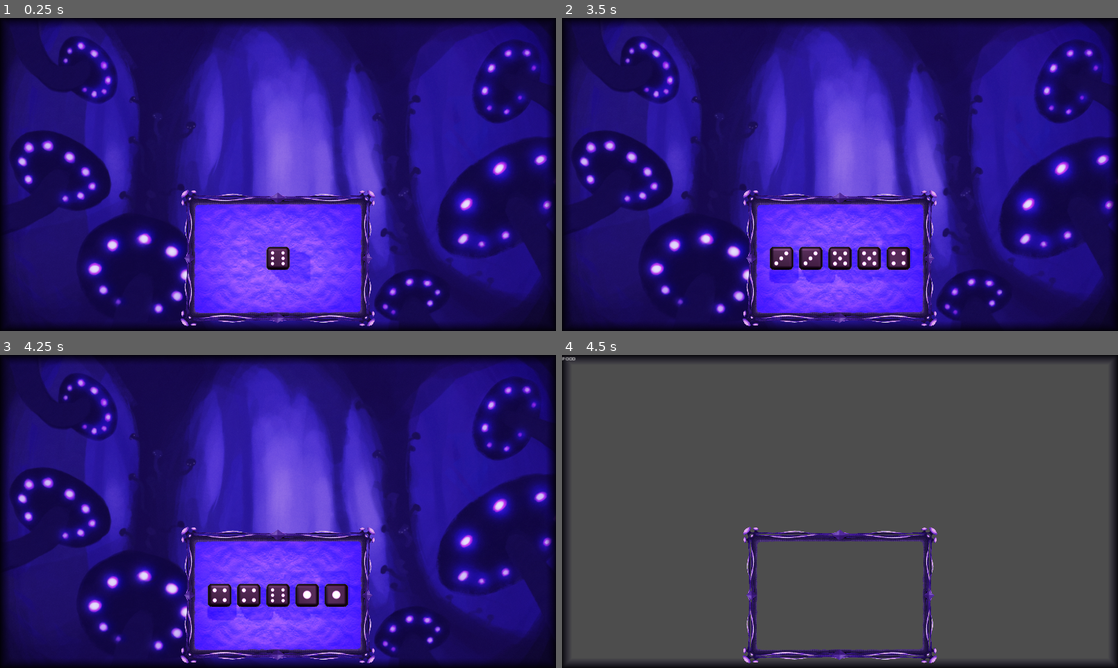
Above: before the commit, frames 1-4 (two rows, left to right).
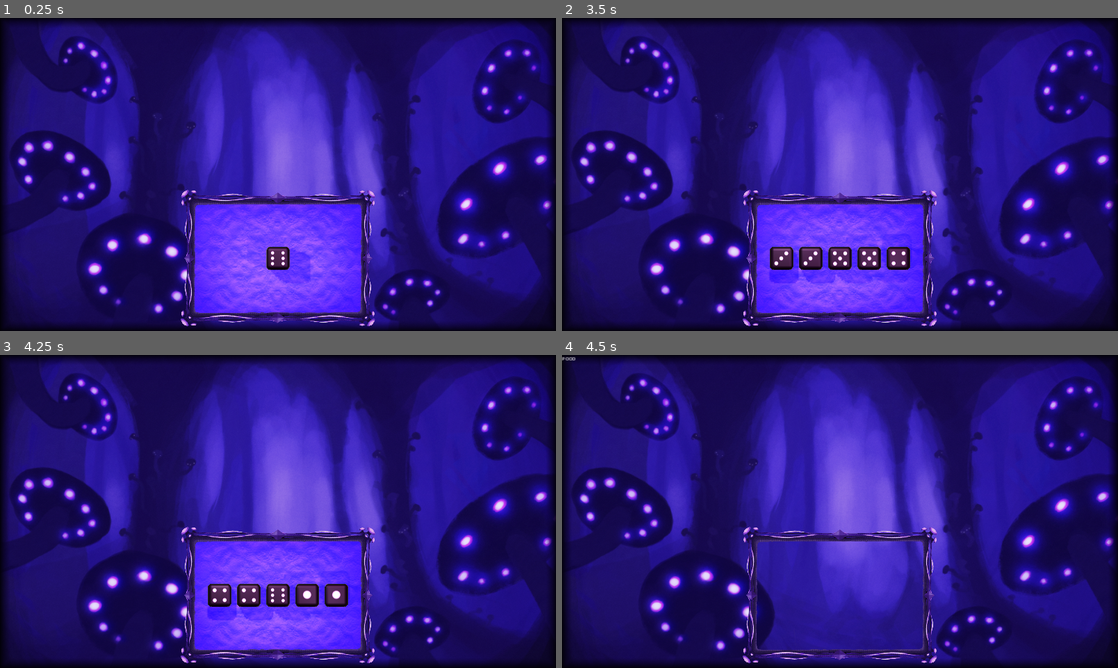
Above: after the commit, the same moments.

Repository: Rubj/dice
Game: Godot game, scene res://Game.tscn
The game is run twice, just before and just after one commit, with the same random seed, the same clock (stepped at 60 frames per second) and the same inputs.
Inputs (mouse positions are in pixels of both pictures, inside the frame that each line leads up to):
- Up to frame 1 (0.25 s): no input
- Up to frame 2 (3.5 s): tap Enter (enter) at 0.5, 1.35, 2, 2.85 s; move the mouse to (962, 158) at 0.52 s; click (962, 158) at 0.6 s; tap Space at 1.25, 2.75 s; move the mouse to (728, 190) at 1.27 s; click (728, 190) at 1.42 s; move the mouse to (895, 105) at 2.02 s; click (895, 105) at 2.1 s; move the mouse to (812, 237) at 2.77 s; click (812, 237) at 2.92 s
- Up to frame 3 (4.25 s): tap Enter (enter) at 3.5 s; move the mouse to (444, 558) at 3.52 s; click (444, 558) at 3.6 s
- Up to frame 4 (4.5 s): tap Space at 4.25 s; move the mouse to (673, 464) at 4.27 s; tap Enter (enter) at 4.35 s; click (673, 464) at 4.42 s

Frames 1-3 are identical in both runs. In frame 4, 94% of the frame differs, in the area x 0-100%, y 0-100%.

Commit message:
rename

Diff:
--- a/Game.tscn
+++ b/Game.tscn
@@ -2,8 +2,6 @@
 
 [ext_resource type="Script" path="res://node_2d.gd" id="1_k7wq5"]
 [ext_resource type="PackedScene" uid="uid://di7xtsgoeeeqh" path="res://scenes/battle.tscn" id="2_5fuwk"]
-
-[sub_resource type="Environment" id="Environment_8xcyk"]
 
 [sub_resource type="Environment" id="Environment_8xcyk"]
 
@@ -18,14 +16,6 @@
 fov = 20.0
 size = 5.35
 
-[node name="Camera3D" type="Camera3D" parent="."]
-transform = Transform3D(1, 0, 0, 0, 2.98023e-08, 1, 0, -1, 2.98023e-08, 0, 4.88657, -1.43307)
-environment = SubResource("Environment_8xcyk")
-projection = 1
-current = true
-fov = 20.0
-size = 5.35
-
 [node name="CanvasLayer_2dUI" type="CanvasLayer" parent="."]
 
 [node name="Battle" parent="." instance=ExtResource("2_5fuwk")]
--- a/node_2d.gd
+++ b/node_2d.gd
@@ -91,7 +91,7 @@
 #func battleInit
 func battleEnd(): #battleInstance: PackedScene to remove
 	state_just_changed = true;
-	remove_child(get_child(0));
+	battleScene.set_visible(false);
 	state = St.Pood #todo handle next state (map to choose?) stateHandler class
 
 
